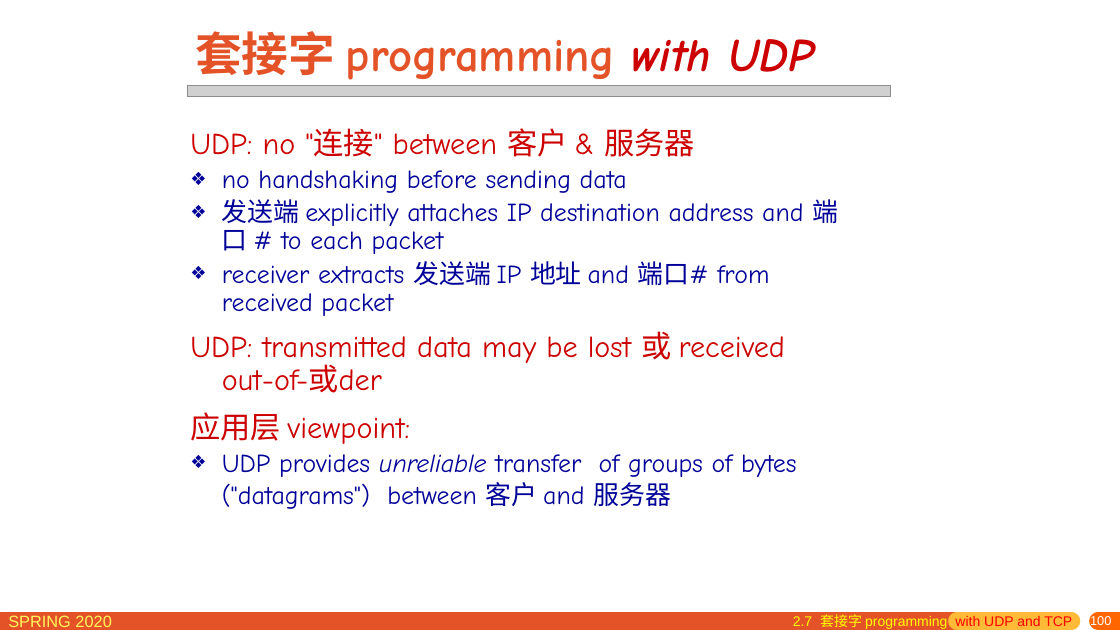
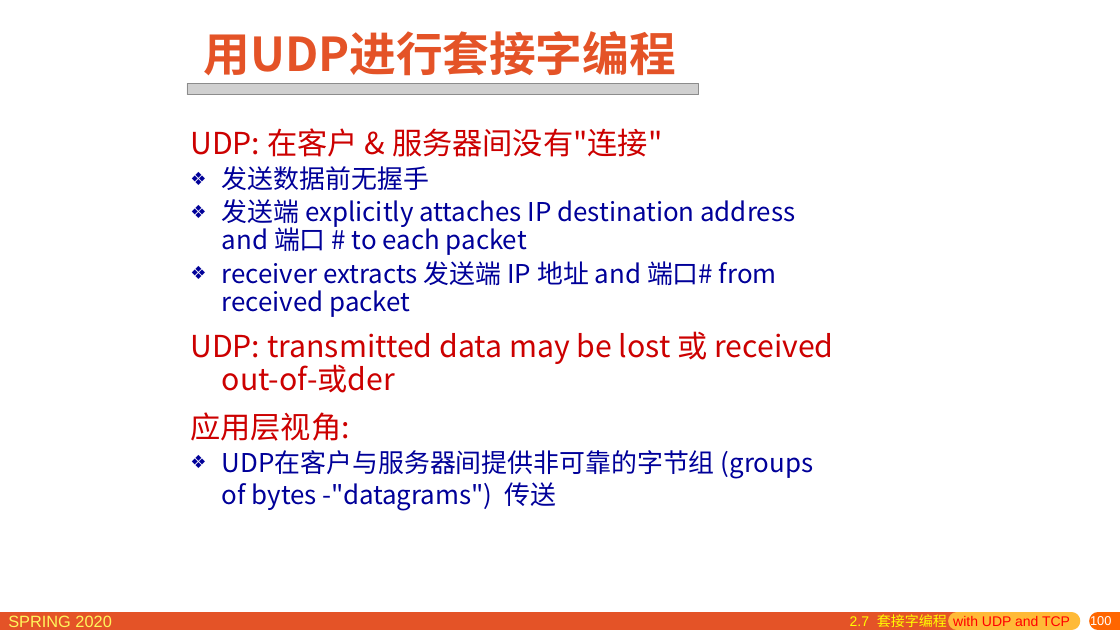
Before and after one commit to network-distributed/presentations, a slide deck: slide 100 of chapter2_cn.pptx. Drawn at 1120x630 pixels with LibreOffice and Linux fonts; fonts in the diff are those of the drawing; grey boxes stand for pictures. Boxes give left, top, right and bottom in pixels: in the first picture for what was removed or moved away, otherwise in the second. Text is boxed around its words. In the diff, an @@ line names an element or a change of style, - is before the commit and + after.

```diff
--- a/chapter2_cn.pptx
+++ b/chapter2_cn.pptx
@@ title at [204,31,676,76]: text changed; font Comic Neue to Noto Sans CJK SC @@
-套接字 programming with UDP
+用UDP进行套接字编程
@@ picture: place and size @@
-picture at [187,86,891,97]
+picture at [187,83,699,95]
@@ text at [190,128,663,190]: text changed; size 22.2 to 25.9 pt; font Comic Neue to Noto Sans CJK SC; text colour #000099 to #CC0000 @@
-UDP: no "连接" between 客户 & 服务器
-❖ no handshaking before sending data
+UDP: 在客户 & 服务器间没有"连接"
+❖ 发送数据前无握手
@@ text at [190,199,834,393]: font Comic Neue to Noto Sans CJK SC in "发送端 explicitly attaches IP destination address and ...", "receiver extracts 发送端 IP 地址 and 端口# ...", "UDP: transmitted data may be lost 或 ..." @@
@@ text at [190,412,814,511]: text changed; font Comic Neue to Noto Sans CJK SC @@
-应用层 viewpoint:
-❖ UDP provides unreliable transfer of groups of bytes ("datagrams") between 客户 and 服务器
+应用层视角:
+❖ UDP在客户与服务器间提供非可靠的字节组 (groups of bytes -"datagrams") 传送
@@ text at [850,614,1070,630]: text changed; text colour #FFFF00 to #FF0000 @@
-2.7 套接字 programming with UDP and TCP
+2.7 套接字编程 with UDP and TCP
```
Also in this commit, not shown: 15 other slides changed, 1 other file.
